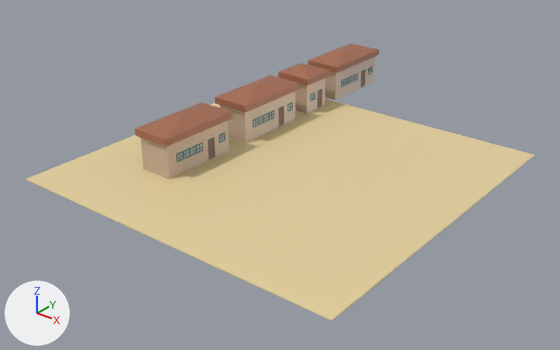
Two versions of the Blender file Objects/Houses.blend, one commit apart.
Before and after are seen from a camera (50 mm lens) standing at (57.8, -51.3, 36.6) and looking at (6.5, 12.9, -3.2). The lights are fixed; the arrows at lower left show +X, +Y and +Z.

Script lines for the objects in view, before the commit:
```python
ob_base_001 = bpy.data.objects.new('Base.001', me_base_001)
ob_base_001.location = (0.0, 4.31, 0.0)
ob_base_001.rotation_euler = (0.0, 0.0, 1.571)  # degrees (0, 0, 90)
ob_base_001.scale = (4.77, 2.0, 2.0)
ob_base_003 = bpy.data.objects.new('Base.003', me_base_003)
ob_base_003.location = (-0.01, 26.08, 0.0)
ob_base_003.rotation_euler = (0.0, 0.0, 1.571)  # degrees (0, 0, 90)
ob_base_003.scale = (2.0, 2.0, 2.0)
ob_base_004 = bpy.data.objects.new('Base.004', me_base_005)
ob_base_004.location = (0.0, 35.21, 0.0)
ob_base_004.rotation_euler = (0.0, 0.0, 1.571)  # degrees (0, 0, 90)
ob_base_004.scale = (4.77, 2.0, 2.0)
ob_roof_004 = bpy.data.objects.new('Roof.004', me_roof_004)
ob_roof_004.parent = ob_base_004
ob_roof_004.location = (0.0, 0.0, 2.2)
ob_roof_004.scale = (1.08, 1.2, 0.2)
ob_windowframe_010 = bpy.data.objects.new('WindowFrame.010', me_windowframe_003)
ob_windowframe_010.parent = ob_base_002
ob_windowframe_010.location = (0.00479, -0.978, 1.0)
ob_windowframe_010.scale = (0.105, 0.05, 0.25)
ob_windowglass_010 = bpy.data.objects.new('WindowGlass.010', me_windowglass_003)
ob_windowglass_010.parent = ob_windowframe_010
ob_windowglass_010.location = (-0.4, -1.025, 1.0)
ob_windowglass_010.rotation_euler = (1.571, 0.0, 0.0)  # degrees (90, 0, 0)
ob_windowglass_010.scale = (0.973, 0.973, 0.973)
# also in view: 'Roof.003' at (0.0, 26.1, 4.8); 'Roof.001' at (0.0, 4.3, 4.8); 'Floor' at (10.0, 10.0, -0.1); 'Roof.002' at (0.0, 16.8, 4.8); 'Base.002' at (0.0, 16.8, 2.2)
```
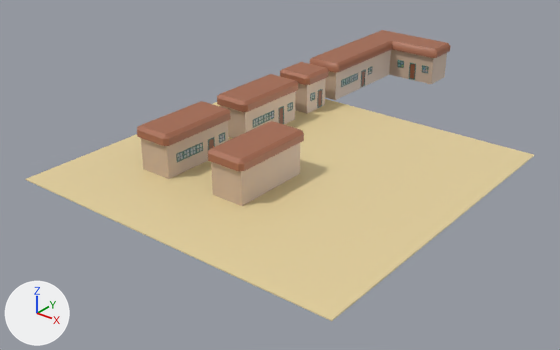
Pixel boxes [x1, y1, x2, y2] of what changed, in the pictures (560 x 350 px; the box of a moved part takes in the faces that stretch with it):
'Base.006', added (beige): after [211, 143, 300, 206]
'Roof.004', reshaped (96% wider, 47% taller): before [308, 44, 379, 73]; after [310, 30, 450, 73]
'Roof.005', added (brown): after [208, 121, 304, 171]
'Base.004', mesh rescaled: before [325, 57, 375, 100]; after [325, 50, 391, 100]
'Base.005', added: after [389, 50, 447, 84]
'Door.005', added: after [410, 64, 415, 79]
'DoorFrame.005', added: after [409, 63, 416, 80]
'WindowFrame.017', added: after [397, 60, 404, 68]
'WindowFrame.020', added: after [422, 65, 429, 73]
'WindowGlass.020', added: after [423, 66, 428, 72]
'WindowGlass.017', added: after [398, 61, 403, 67]
part 1 of me_base_005, moved or reshaped: before [338, 57, 375, 83]; after [336, 50, 391, 83]
part 2 of me_roof_004, built on: before [308, 44, 379, 73]; after [310, 30, 450, 72]

Patch to the scene script:
```diff
--- a/Objects/Houses.blend.py
+++ b/Objects/Houses.blend.py
@@ me_base_005 @@
 me_base_005.from_pydata(...)  # 8 vertices, 6 faces; spans x -1.0..1.0, y -1.0..1.0, z 0.0..2.25
 # used by ob_base_004; location = (0.0, 35.21, 0.0); rotation_euler = (0.0, 0.0, 1.571), in degrees (0, 0, 90); scale = (4.77, 2.0, 2.0)
+# me_base_005 part 1: the whole mesh is scaled about its middle by (1.87, 1, 1), then moved by (0.87, 0.0, 0.0)
 me_base_005.materials.append(mat_wallmat)
@@ me_roof_004 @@
 # used by ob_roof_004; parent = ob_base_004; location = (0.0, 0.0, 2.2); scale = (1.08, 1.2, 0.2)
-me_roof_004.from_pydata(...)  # 12 vertices, 10 faces; spans x -1.0..1.0, y -1.0..1.0, z -1.0..2.93
+me_roof_004.from_pydata(...)  # 54 vertices, 62 faces; spans x -1.01..2.61, y -3.91..1.0, z -1.0..1.9
+# me_roof_004 part 2: 12 vertices removed from x -1.0..1.0, y -1.0..1.0, z -1.0..2.93; 54 vertices added at x -1.01..2.61, y -3.91..1.0, z -1.0..1.9
+# me_roof_004 part 3: the surface is now shaded smooth
 me_roof_004.materials.append(mat_roofmat)
@@ me_windowframe_005 @@
+me_windowframe_005 = me_windowframe_003.copy(); me_windowframe_005.name = 'WindowFrame.005'  # the mesh of ob_windowframe_010
@@ me_windowglass_005 @@
+me_windowglass_005 = me_windowglass_003.copy(); me_windowglass_005.name = 'WindowGlass.005'  # the mesh of ob_windowglass_010
@@ ob_roof_005 @@
+ob_roof_005 = bpy.data.objects.new('Roof.005', me_roof_006)  # 24 vertices, 26 faces; spans x -1.01..1.01, y -1.01..1.01, z -1.0..1.9; in mat_roofmat (brown #a76b50)
+ob_roof_005.parent = ob_base_006
+ob_roof_005.location = (0.0, 0.0, 2.2)
+ob_roof_005.scale = (1.08, 1.2, 0.2)
@@ ob_base_006 @@
+ob_base_006 = bpy.data.objects.new('Base.006', me_base_003.copy())  # the mesh of ob_base_003
+ob_base_006.location = (10.13, 4.58, 0.0)
+ob_base_006.rotation_euler = (0.0, 0.0, 4.712)  # degrees (0, 0, 270)
+ob_base_006.scale = (4.77, 2.0, 2.0)
@@ ob_windowglass_020 @@
+ob_windowglass_020 = bpy.data.objects.new('WindowGlass.020', me_windowglass_005)
+ob_windowglass_020.parent = ob_windowframe_020
+ob_windowglass_020.location = (-0.4, -1.025, 1.0)
+ob_windowglass_020.rotation_euler = (1.571, 0.0, 0.0)  # degrees (90, 0, 0)
+ob_windowglass_020.scale = (0.973, 0.973, 0.973)
@@ ob_windowframe_020 @@
+ob_windowframe_020 = bpy.data.objects.new('WindowFrame.020', me_windowframe_005)
+ob_windowframe_020.parent = ob_base_005
+ob_windowframe_020.location = (0.214, -0.978, 1.0)
+ob_windowframe_020.scale = (0.105, 0.05, 0.25)
@@ ob_base_005 @@
+ob_base_005 = bpy.data.objects.new('Base.005', me_base_002)  # a box spanning x -1.0..0.46, y -1.0..1.0, z 0.0..2.25; in mat_wallmat (beige #cab19b)
+ob_base_005.location = (6.77, 46.26, 0.0)
+ob_base_005.scale = (4.77, 2.0, 2.0)
@@ ob_doorknob_005 @@
+ob_doorknob_005 = bpy.data.objects.new('DoorKnob.005', me_doorknob_005.copy())  # the mesh of ob_doorknob_004
+ob_doorknob_005.parent = ob_door_005
+ob_doorknob_005.location = (0.573, -1.066, 0.684)
+ob_doorknob_005.rotation_euler = (1.571, -1.571, 0.0)  # degrees (90, -90, 0)
+ob_doorknob_005.scale = (0.926, 0.926, 1.0)
@@ ob_door_005 @@
+ob_door_005 = bpy.data.objects.new('Door.005', me_door_004.copy())  # the mesh of ob_door_002
+ob_door_005.parent = ob_doorframe_005
+ob_door_005.location = (0.201, -1.05, 0.0993)
+ob_door_005.scale = (0.199, 0.025, 0.229)
@@ ob_doorframe_005 @@
+ob_doorframe_005 = bpy.data.objects.new('DoorFrame.005', me_doorframe_003.copy())  # the mesh of ob_doorframe_003
+ob_doorframe_005.parent = ob_base_005
+ob_doorframe_005.location = (-0.205, -0.978, 1.0)
+ob_doorframe_005.scale = (0.105, 0.05, 0.25)
@@ ob_windowglass_017 @@
+ob_windowglass_017 = bpy.data.objects.new('WindowGlass.017', me_windowglass_005)
+ob_windowglass_017.parent = ob_windowframe_017
+ob_windowglass_017.location = (-0.4, -1.025, 1.0)
+ob_windowglass_017.rotation_euler = (1.571, 0.0, 0.0)  # degrees (90, 0, 0)
+ob_windowglass_017.scale = (0.973, 0.973, 0.973)
@@ ob_windowframe_017 @@
+ob_windowframe_017 = bpy.data.objects.new('WindowFrame.017', me_windowframe_005)
+ob_windowframe_017.parent = ob_base_005
+ob_windowframe_017.location = (-0.624, -0.978, 1.0)
+ob_windowframe_017.scale = (0.105, 0.05, 0.25)
```
